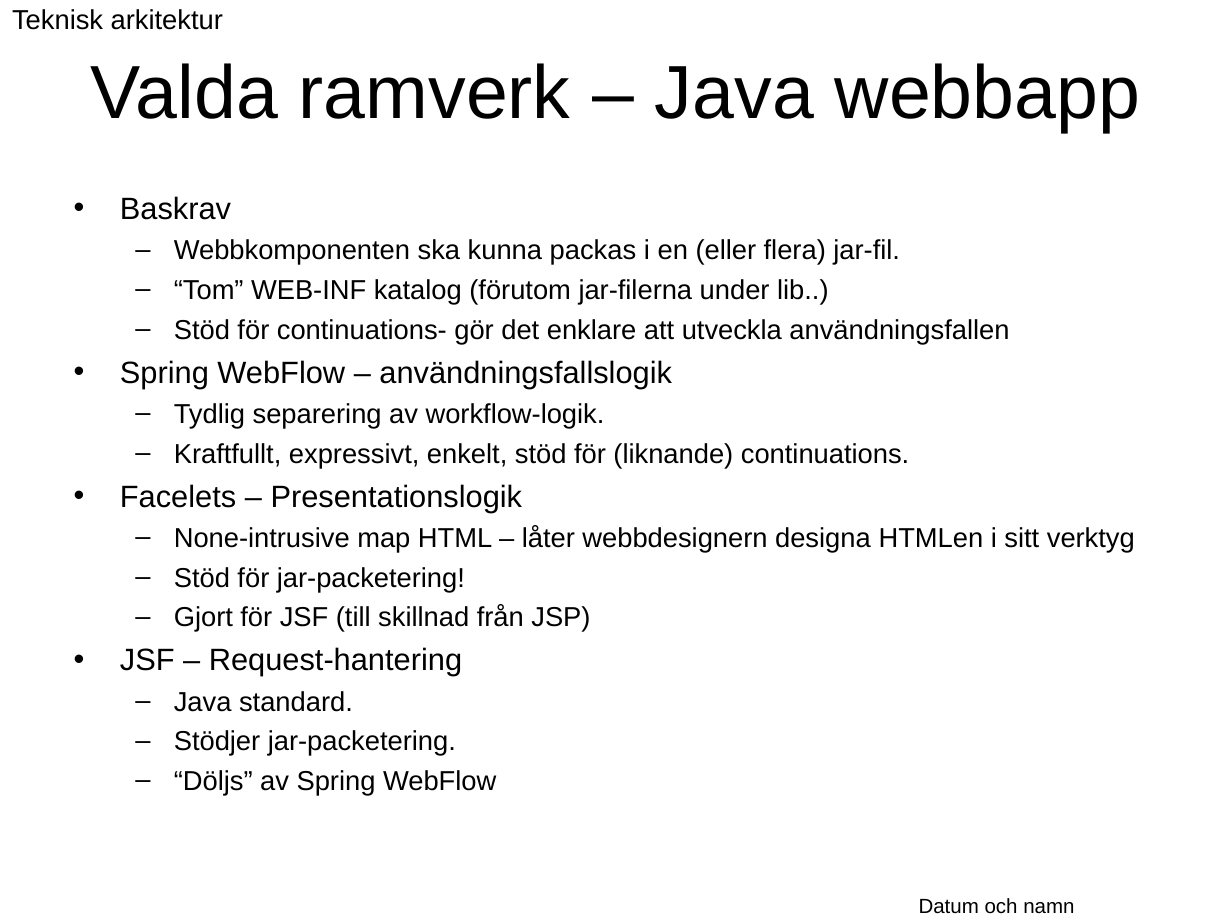
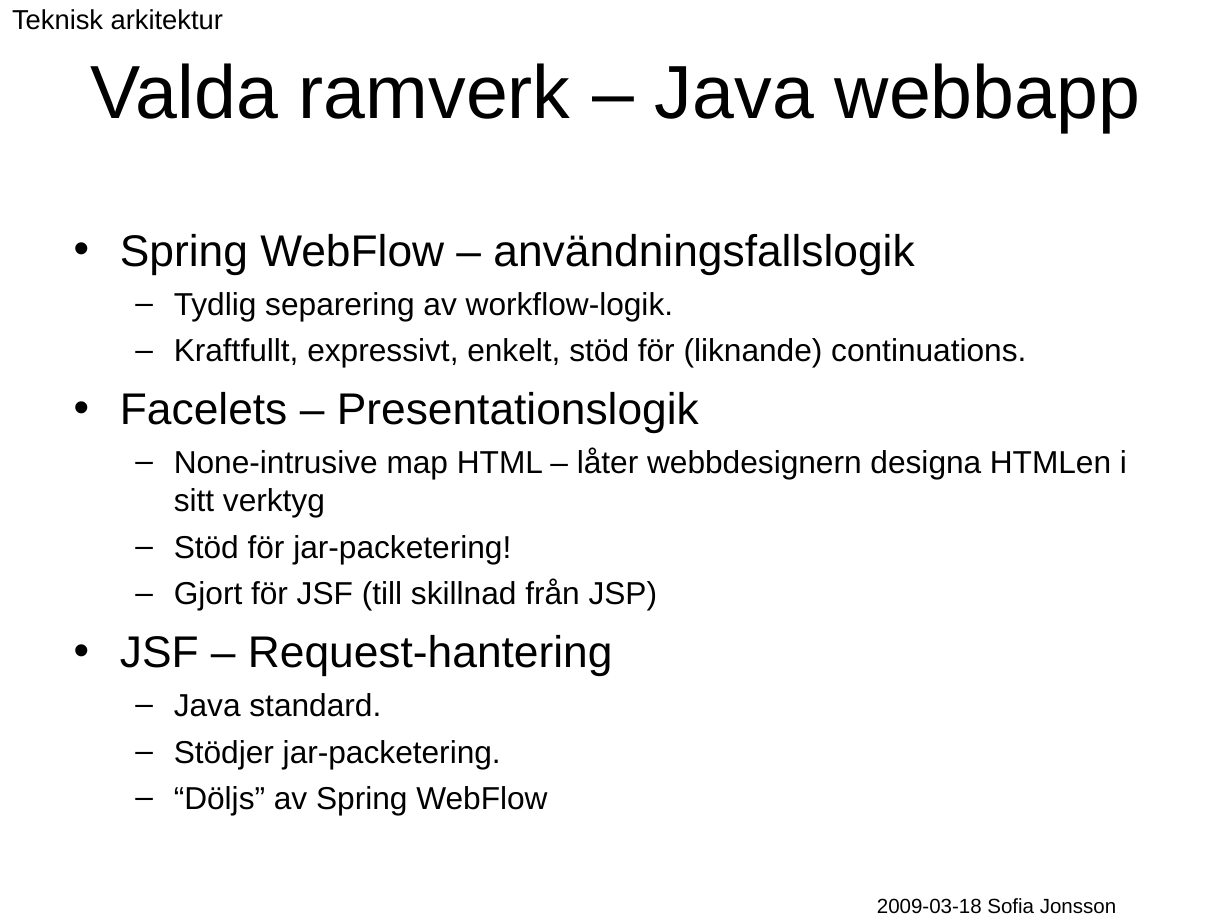
Before and after one commit to Vastra-Gotalandsregionen/oppna-program-hsatools, a slide deck: slide 46 of reference-architecture/Introduktion/Referensarkitektur_oversikt.ppt. Drawn at 1232x924 pixels with LibreOffice and Linux fonts; fonts in the diff are those of the drawing; background and template pictures are left out. Boxes give left, top, right and bottom in pixels: in the first picture for what was removed or moved away, otherwise in the second. Text is boxed around its words. In the diff, an @@ line names an element or a change of style, - is before the commit and + after.

```diff
--- a/reference-architecture/Introduktion/Referensarkitektur_oversikt.ppt
+++ b/reference-architecture/Introduktion/Referensarkitektur_oversikt.ppt
@@ text at bbox=[120, 196, 1009, 344]: paragraphs removed @@
-• Baskrav
-  – Webbkomponenten ska kunna packas i en (eller flera) jar-fil.
-  – “Tom” WEB-INF katalog (förutom jar-filerna under lib..)
-  – Stöd för continuations- gör det enklare att utveckla användningsfallen
@@ text "Spring WebFlow – användningsfallslogik": place and size @@
-text "Spring WebFlow – användningsfallslogik" at bbox=[120, 196, 1135, 796]
+text "Spring WebFlow – användningsfallslogik" at bbox=[120, 234, 1127, 815]
@@ text "Spring WebFlow – användningsfallslogik" at bbox=[120, 234, 1127, 815]: size 18 to 25.9 pt in "Spring WebFlow – användningsfallslogik", "Facelets – Presentationslogik", "JSF – Request-hantering"; size 16 to 18.5 pt in "Tydlig separering av workflow-logik.", "Kraftfullt, expressivt, enkelt, stöd för (liknande) continua ...", "None-intrusive map HTML – låter webbdesignern designa ...", "Stöd för jar-packetering!" and 4 more places; more space between paragraphs @@
@@ text at bbox=[877, 898, 1116, 914]: text changed @@
-Datum och namn
+2009-03-18 Sofia Jonsson
```
Also in this commit, not shown: 49 other slides changed.
